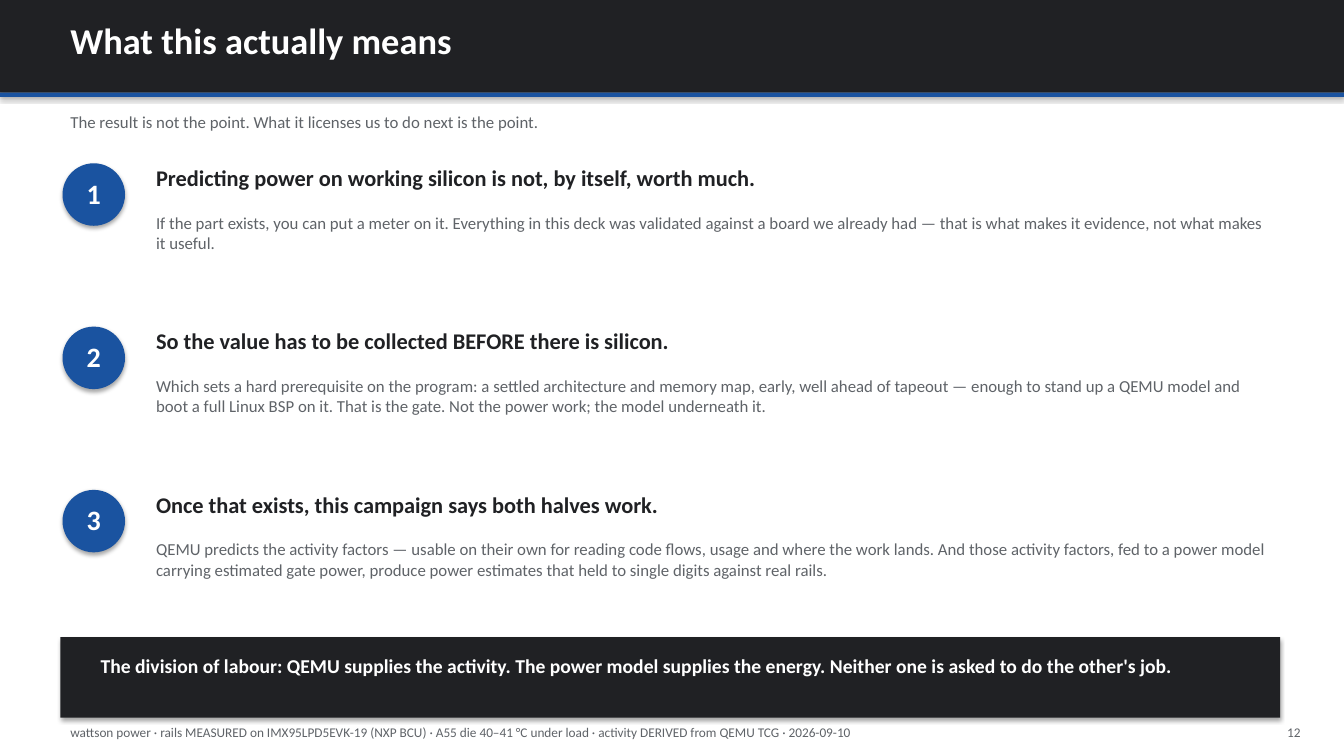
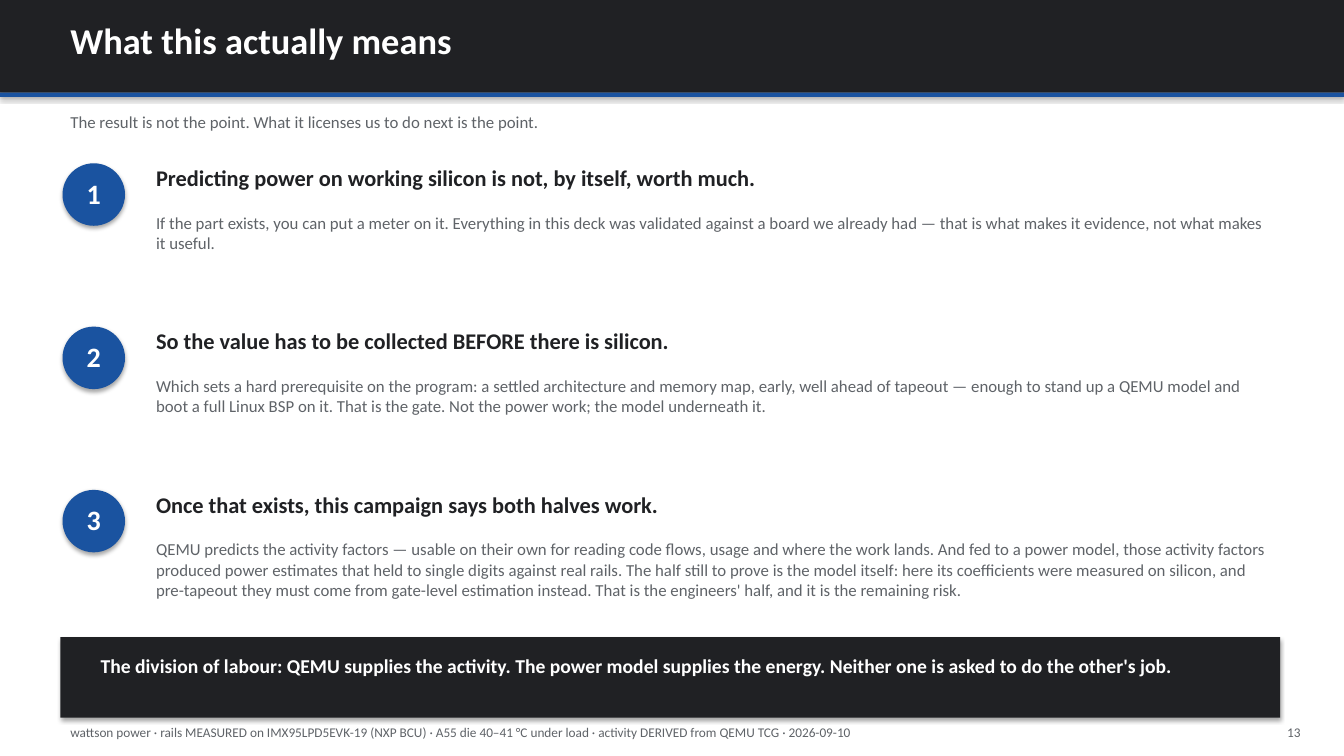
Before and after one commit to kylefoxaustin/wattson, a slide deck: slide 13 of xcheck/wattson-power.pptx (slide 12 before the commit). Drawn at 1344x756 pixels with LibreOffice and Linux fonts; fonts in the diff are those of the drawing. Boxes give left, top, right and bottom in pixels: in the first picture for what was removed or moved away, otherwise in the second. Text is boxed around its words. In the diff, an @@ line names an element or a change of style, - is before the commit and + after.

Commit message:
xcheck: state which half of the prediction QEMU actually supplies
The deck contradicted itself. Slide 8 said the multi-app mixes were "predicted
from QEMU alone" while the licenses table said "emit watts from QEMU alone:
NO". What the first phrase meant was narrow - no silicon ACTIVITY counter fed
those predictions - but as written it claims the thing the second one denies.

Every prediction here has the form

  power = c0 + c1*(ALU Mops/s) + c2*(GB/s) + c3*(cores)
          \_____ measured on silicon ____/  \__ from QEMU __/

QEMU supplies activity. The mW-per-unit-activity was measured on real rails
over an 11-point calibration grid. We played the engineers' role ourselves,
using a board - which is the one source unavailable before tapeout.

So the scoping is three claims and only two are proven:

  activity a workload generates          QEMU              PROVEN (1.75%)
  mW per unit of activity                measured rails    stood in for eng.
  mW per unit, BEFORE silicon exists     gate-level est.   NOT TESTED

That third line is where the engineers live and the deck never said it. With
the energy side known-good, residual error is attributable to the activity
side, which is the half actually under test - that is what makes this evidence
rather than a proposal. It is also why it does not replace a gate-level power
model: pre-silicon there is no rail to measure.

New slide 12 makes the decomposition explicit, colouring the equation by
provenance. Closing slide now names the open link instead of implying the
whole chain was demonstrated. Ambiguous "from QEMU alone" phrasing replaced
with "no silicon activity counter" throughout.

```diff
--- a/xcheck/wattson-power.pptx
+++ b/xcheck/wattson-power.pptx
@@ text at bbox=[156, 543, 1264, 599]: text changed @@
-QEMU predicts the activity factors — usable on their own for reading code flows, usage and where the work lands. And those activity factors, fed to a power model carrying estimated gate power, produce power estimates that held to single digits against real rails.
+QEMU predicts the activity factors — usable on their own for reading code flows, usage and where the work lands. And fed to a power model, those activity factors produced power estimates that held to single digits against real rails. The half still to prove is the model itself: here its coefficients were measured on silicon, and pre-tapeout they must come from gate-level estimation instead. That is the engineers' half, and it is the remaining risk.
```
Also in this commit, not shown: 2 other slides changed, 1 slide added, 2 other files.
